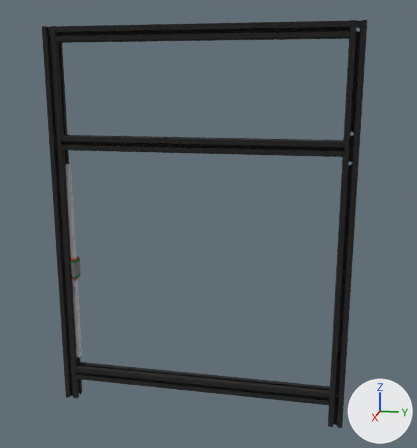
One commit to the glTF model Graphics/2_3_3.glb: the scene before it, then after it.
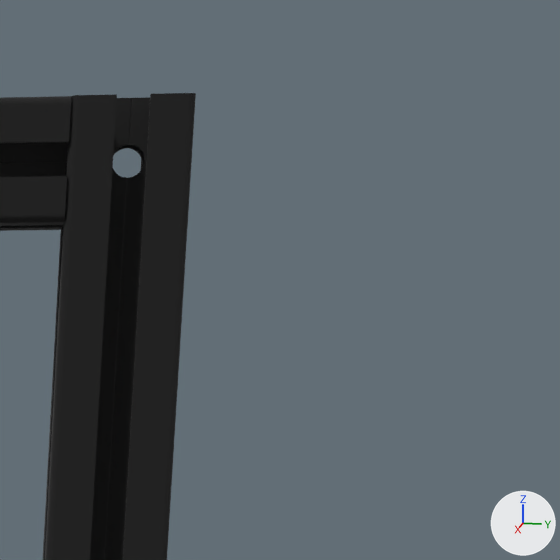
The first picture shows the older version from a 50 mm lens placed at (1.16, 0.559, 0.726), pointed at (-0.014, 0.325, 0.432). The close-ups show the older and then the newer version on the part from 82% to 100% of the width and 2% to 19% of the height of that picture. Only the edits that show in the close-ups are written down. Arrows for +X, +Y and +Z are at lower right; the lights stay in place. Where no turn or scale is listed for an object, it has been applied to the vertices.

The first close-up shows '01_01__XP__Alu_3030_Pillar___V2.0 v025', '01_03__XP__Alu_3030_Beam_2___V1.0 v7'.
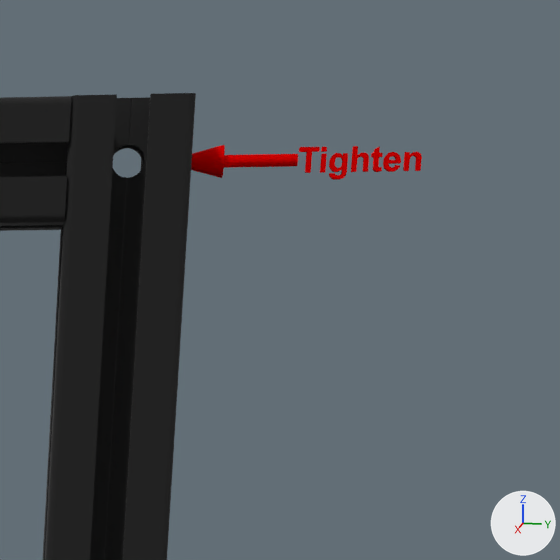
The change, as a list of edits to the scene's bpy script:
```text
Add ob_1_0_arrow_red_assemble_v042:
    ob_1_0_arrow_red_assemble_v042 = bpy.data.objects.new('1_0_Arrow_red-Assemble v042', me_1_0_arrow_red_assemble_v012_003)  # 16 vertices, 28 faces; spans x -0.001..0.001, y 0.00032..0.00509, z -0.003..0.003; in mat_mat_14 (red #f00606)
    ob_1_0_arrow_red_assemble_v042.location = (-0.0002, 0.6514, 0.82)
Add ob_1_0_arrow_red_assemble_v041:
    ob_1_0_arrow_red_assemble_v041 = bpy.data.objects.new('1_0_Arrow_red-Assemble v041', me_1_0_arrow_red_assemble_v011_003)  # a box spanning x -0.001..0.001, y 0.00571..0.00686, z -0.003..0.00135; in mat_mat_14 (red #f00606)
    ob_1_0_arrow_red_assemble_v041.location = (-0.0002, 0.6514, 0.82)
Add ob_1_0_arrow_red_assemble_v040:
    ob_1_0_arrow_red_assemble_v040 = bpy.data.objects.new('1_0_Arrow_red-Assemble v040', me_1_0_arrow_red_assemble_v010_003)  # 82 vertices, 160 faces; spans x -0.001..0.001, y 0.02572..0.02968, z -0.003..0.00144; in mat_mat_14 (red #f00606)
    ob_1_0_arrow_red_assemble_v040.location = (-0.0002, 0.6514, 0.82)
Add ob_1_0_arrow_red_assemble_v039:
    ob_1_0_arrow_red_assemble_v039 = bpy.data.objects.new('1_0_Arrow_red-Assemble v039', me_1_0_arrow_red_assemble_v009_003)  # 72 vertices, 140 faces; spans x -0.001..0.001, y 0.0178..0.02036, z -0.0031..0.00288; in mat_mat_14 (red #f00606)
    ob_1_0_arrow_red_assemble_v039.location = (-0.0002, 0.6514, 0.82)
Add ob_1_0_arrow_red_assemble_v038:
    ob_1_0_arrow_red_assemble_v038 = bpy.data.objects.new('1_0_Arrow_red-Assemble v038', me_1_0_arrow_red_assemble_v008_003)  # 144 vertices, 288 faces; spans x -0.001..0.001, y 0.02073..0.02479, z -0.0031..0.00144; in mat_mat_14 (red #f00606)
    ob_1_0_arrow_red_assemble_v038.location = (-0.0002, 0.6514, 0.82)
Add ob_1_0_arrow_red_assemble_v037:
    ob_1_0_arrow_red_assemble_v037 = bpy.data.objects.new('1_0_Arrow_red-Assemble v037', me_1_0_arrow_red_assemble_v007_003)  # 80 vertices, 156 faces; spans x -0.001..0.001, y 0.01315..0.01711, z -0.003..0.003; in mat_mat_14 (red #f00606)
    ob_1_0_arrow_red_assemble_v037.location = (-0.0002, 0.6514, 0.82)
Add ob_1_0_arrow_red_assemble_v036:
    ob_1_0_arrow_red_assemble_v036 = bpy.data.objects.new('1_0_Arrow_red-Assemble v036', me_1_0_arrow_red_assemble_v006_003)  # 214 vertices, 428 faces; spans x -0.001..0.001, y 0.00778..0.01202, z -0.00476..0.00144; in mat_mat_14 (red #f00606)
    ob_1_0_arrow_red_assemble_v036.location = (-0.0002, 0.6514, 0.82)
Add ob_1_0_arrow_red_assemble_v034:
    ob_1_0_arrow_red_assemble_v034 = bpy.data.objects.new('1_0_Arrow_red-Assemble v034', me_1_0_arrow_red_assemble_v4_003)  # 159 vertices, 314 faces; spans x -0.004..0.004, y -0.033..0.0, z -0.004..0.004; in mat_mat_14 (red #f00606)
    ob_1_0_arrow_red_assemble_v034.location = (-0.0002, 0.6514, 0.82)
```

Location of each change, (x1, y1, x2, y2) in pixels of the close-ups (560 x 560 px):
'1_0_Arrow_red-Assemble v034', added (red): after (191, 145, 298, 178)
'1_0_Arrow_red-Assemble v036', added: after (329, 153, 348, 180)
'1_0_Arrow_red-Assemble v037', added: after (351, 146, 369, 172)
'1_0_Arrow_red-Assemble v038', added: after (383, 152, 401, 172)
'1_0_Arrow_red-Assemble v040', added: after (403, 152, 422, 171)
'1_0_Arrow_red-Assemble v042', added: after (299, 147, 320, 173)
'1_0_Arrow_red-Assemble v039', added: after (371, 146, 383, 172)
'1_0_Arrow_red-Assemble v041', added: after (320, 154, 327, 173)
